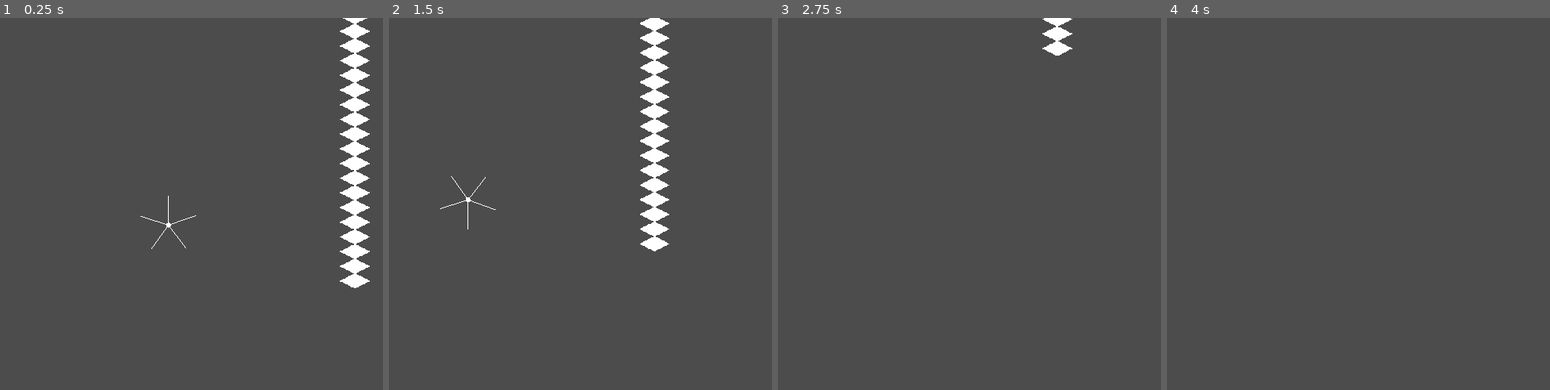
Above: before the commit, frames 1-4 (left to right).
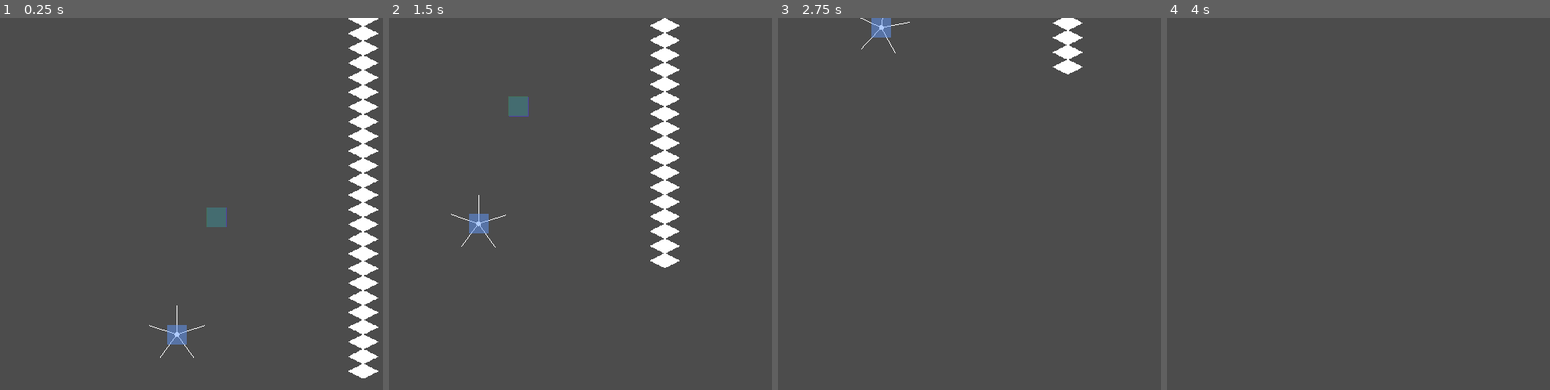
Above: after the commit, the same moments.

Repository: Synthasmagoria/Project-Seeker
Game: Godot game, scene res://levels/level_1.tscn
Same seed, same stepped clock (60 frames per second), same inputs: the game is played once before the commit and once after it.
Inputs:
- Up to frame 1 (0.25 s): no input
- Up to frame 2 (1.5 s): hold Right (right) from 0.53 s (still down); tap Shift (jump) at 0.77 s
- Up to frame 3 (2.75 s): tap Shift (jump) at 1.52 s; release Right (right) at 2.03 s; hold Left (left) from 2.03 s (still down)
- Up to frame 4 (4 s): release Left (left) at 2.78 s; hold Right (right) from 2.78 s (still down); tap Shift (jump) at 3.02, 3.77 s; tap Enter at 3.5 s

The runs differ from the first frame. In frame 1, 4.7% of the frame differs, in the area x 36-99%, y 0-97%; in frame 2, 3.9%; in frame 3, 1.0%; in frame 4, nothing differs.

Commit message:
Path coupling

Diff:
--- a/project/levels/level_1.tscn
+++ b/project/levels/level_1.tscn
@@ -7,27 +7,28 @@
 [ext_resource path="res://objects/follow camera/follow_camera.gd" type="Script" id=5]
 [ext_resource path="res://objects/node_wheel_path_follow.tscn" type="PackedScene" id=6]
 [ext_resource path="res://objects/path_coupling_point.gd" type="Script" id=7]
+[ext_resource path="res://objects/solidmap/solid.png" type="Texture" id=8]
 
 [sub_resource type="Curve2D" id=1]
 _data = {
-"points": PoolVector2Array( 0, 0, 0, 0, 80, 0, 0, 0, 0, 0, 80, -64, 0, 0, 0, 0, 112, -96, 0, 0, 0, 0, 464, -96, 0, 0, 0, 0, 496, -128, 0, 0, 0, 0, 496, -160, 0, 0, 0, 0, 464, -192, 0, 0, 0, 0, 112, -192, 0, 0, 0, 0, 80, -160 )
+"points": PoolVector2Array( 0, 0, 0, 0, 80, 0, 0, 0, 0, 0, 80, -64, 0, 0, 0, 0, 112, -96, 0, 0, 0, 0, 464, -96, 0, 0, 0, 0, 496, -128, 0, 0, 0, 0, 496, -160, 0, 0, 0, 0, 464, -192, 0, 0, 0, 0, 32, -192, 0, 0, 0, 0, 0, -160 )
 }
 
 [sub_resource type="Curve2D" id=2]
 _data = {
-"points": PoolVector2Array( 0, 0, 0, 0, 224, -256, 0, 0, 0, 0, 256, -288, 0, 0, 0, 0, 256, -480 )
+"points": PoolVector2Array( 0, 0, 0, 0, 272, -496, 0, 0, 0, 0, 256, -432, 0, 0, 0, 0, 256, -288, 0, 0, 0, 0, 192, -224 )
 }
 
 [node name="Level" type="Node2D" groups=["levels"]]
 
 [node name="Spikes" parent="." instance=ExtResource( 4 )]
-tile_data = PoolIntArray( -1703921, 2, 0, -1703920, 3, 0, -1638385, 2 …(831 unchanged characters)…
+tile_data = PoolIntArray( -1769457, 2, 0, -1769456, 3, 0, -1703921, 2, 0, -1703920, 3, 0, -1638385, 2 …(831 unchanged characters)…
 
 [node name="Player" parent="." instance=ExtResource( 2 )]
-position = Vector2( 32, -80 )
+position = Vector2( 18, -240 )
 
 [node name="NodeWheelState" parent="." instance=ExtResource( 1 )]
-position = Vector2( 80, -32 )
+position = Vector2( 80, 0 )
 automatic_distance = 48.0
 
 [node name="Path" parent="NodeWheelState/StateMachine" index="1"]
@@ -37,6 +38,9 @@
 follow_path = true
 path_reached_beginning_response = 1
 path_reached_end_response = 2
+
+[node name="Gravity" parent="NodeWheelState/StateMachine" index="2"]
+gravity = 300.0
 
 [node name="Platform" parent="NodeWheelState" instance=ExtResource( 3 )]
 position = Vector2( -2.09815e-06, -48 )
@@ -57,39 +61,57 @@
 curve = SubResource( 1 )
 
 [node name="NodeWheelPathFollow2D" parent="PathLower" instance=ExtResource( 6 )]
-position = Vector2( 80, -31.9889 )
-offset = 32.0
+position = Vector2( 80, 0 )
+
+[node name="Sprite" type="Sprite" parent="PathLower/NodeWheelPathFollow2D"]
+texture = ExtResource( 8 )
 
 [node name="PathCouplingPoint2D" type="PathFollow2D" parent="PathLower"]
-position = Vector2( 207.921, -192 )
-rotation = 3.14159
-offset = 838.0
+position = Vector2( 144, -192 )
+offset = 900.29
+rotate = false
+cubic_interp = false
+loop = false
 script = ExtResource( 7 )
 coupling_point_path = NodePath("../../PathUpper/CouplingPoint")
-node_wheel_follow_path = NodePath("../NodeWheelPathFollow2D")
+node_wheel_follow_path = NodePath("../../PathUpper/NodeWheelPathFollow2D")
+
+[node name="Sprite2" type="Sprite" parent="PathLower/PathCouplingPoint2D"]
+modulate = Color( 0.835294, 0.372549, 1, 1 )
+texture = ExtResource( 8 )
 
 [node name="PathUpper" type="Path2D" parent="."]
-position = Vector2( -16, 64 )
+position = Vector2( -80, 64 )
 curve = SubResource( 2 )
 
 [node name="NodeWheelPathFollow2D" parent="PathUpper" instance=ExtResource( 6 )]
-position = Vector2( 224, -256 )
+position = Vector2( 224.008, -256.008 )
+offset = 255.28
+
+[node name="Sprite2" type="Sprite" parent="PathUpper/NodeWheelPathFollow2D"]
+modulate = Color( 1, 0.372549, 0.372549, 1 )
+texture = ExtResource( 8 )
 
 [node name="CouplingPoint" type="PathFollow2D" parent="PathUpper"]
-position = Vector2( 224, -256 )
+position = Vector2( 224.001, -256.001 )
+offset = 255.28
 rotate = false
 cubic_interp = false
 loop = false
 script = ExtResource( 7 )
 coupling_point_path = NodePath("../../PathLower/PathCouplingPoint2D")
-node_wheel_follow_path = NodePath("../NodeWheelPathFollow2D")
+node_wheel_follow_path = NodePath("../../PathLower/NodeWheelPathFollow2D")
+
+[node name="Sprite2" type="Sprite" parent="PathUpper/CouplingPoint"]
+modulate = Color( 0.494118, 1, 0.372549, 1 )
+texture = ExtResource( 8 )
 
 [node name="FollowCamera2D" type="Camera2D" parent="."]
 current = true
 script = ExtResource( 5 )
 
 [node name="Platform" parent="." instance=ExtResource( 3 )]
-position = Vector2( 256, -704 )
+position = Vector2( 384, -1008 )
 scale = Vector2( 4, 1 )
 
 [editable path="NodeWheelState"]
--- a/project/objects/node wheel/states/gravity.gd
+++ b/project/objects/node wheel/states/gravity.gd
@@ -2,7 +2,7 @@
 
 var velocity : Vector2
 ##
-export(float) var gravity = 1000.0
+export(float) var gravity = 200.0
 
 func physics_process(delta : float) -> String:
 
--- a/project/objects/node wheel/states/path.gd
+++ b/project/objects/node wheel/states/path.gd
@@ -18,26 +18,12 @@
 export(PathEndResponse) var path_reached_beginning_response
 export(PathEndResponse) var path_reached_end_response
 
-func enter() -> void:
-	if _path_follow is PathFollowDetector2D:
-		_path_follow.connect("path_follow_passed", self, "_on_path_follow_passed")
-
 func get_path_follow_direction(pf : PathFollow2D) -> Vector2:
 	var _curve = pf.get_parent().curve as Curve2D
 	return _curve.interpolate_baked(pf.offset + 1.0) - _curve.interpolate_baked(pf.offset)
 
-func is_couple_direction_adjacent(src : PathFollow2D, dest : PathFollow2D) -> bool:
-	return get_path_follow_direction(src).dot(get_path_follow_direction(dest)) >= 0.0
-
-## Couples the wheel into another path
-func path_couple(pcp : PathCouplingPoint2D) -> void:
-	if !pcp || !is_couple_direction_adjacent(_path_follow, pcp.coupling_point):
-		print("nope")
-	else:
-		print("yep")
-
-func _on_path_follow_passed(pf : PathFollow2D) -> void:
-	path_couple(pf)
+func is_couple_direction_adjacent(src : PathFollow2D, src_dir : float, dest : PathFollow2D, dest_dir : float) -> bool:
+	return (get_path_follow_direction(src) * src_dir).dot(get_path_follow_direction(dest) * dest_dir) >= 0.0
 
 func path_end_reached(pf : PathFollow2D, av : float) -> bool:
 	return get_next_path_follow_offset(pf, av) > get_path_follow_curve_length(pf)
@@ -60,6 +46,40 @@
 	var _new_av = calculate_angular_velocity(wheel.angular_velocity)
 
 	if is_instance_valid(_path_follow):
+		# Check if we're going to move past a coupling point in the right direction
+		var _coupled = false
+
+		var _passed_pfs = _path_follow.test_move(_new_av * delta)
+		if _passed_pfs.size() > 0:
+			var _direction = sign(_new_av)
+			for n in _passed_pfs:
+				var _pcp = n as PathCouplingPoint2D
+				if _pcp && is_couple_direction_adjacent(_path_follow, _direction, _pcp.coupling_point, _direction):
+					# Calculate total travel distance
+					var _remainder = abs(_new_av * delta)
+					# Figure out the distance between the current path follow offset and coupling path follow offset
+					var _move = _pcp.coupling_point.global_position - _path_follow.global_position
+					#
+					_remainder -= _move.length()
+					# Move the wheel to the coupling point
+					wheel.position += _move
+					# Go to coupling position
+					_path_follow.offset = _pcp.coupling_point.offset
+					# Make sure the wheel's follow node is at the right position
+					_pcp.node_wheel_follow.offset = _pcp.coupling_point.offset
+					# Change path follow node to follow
+					_path_follow = _pcp.node_wheel_follow
+					#
+					var _prev_pf_pos = _path_follow.position
+					_path_follow.offset += _remainder * _direction
+					#
+					wheel.position += _path_follow.position - _prev_pf_pos
+					# Yeah we coupled (velocity has been handled)
+					_coupled = true
+					# Break the loop
+					break
+
+
 		var _beginning_reached = path_beginning_reached(_path_follow, _new_av)
 		var _end_reached = path_end_reached(_path_follow, _new_av)
 
@@ -78,18 +98,19 @@
 				PathEndResponse.DETACH:
 					_detaching = true
 
-		var _path_prev_pos = _path_follow.position
-		_path_follow.offset += _new_av * path_movement_speed * delta
+		if !_coupled:
+			var _path_prev_pos = _path_follow.position
+			_path_follow.offset += _new_av * path_movement_speed * delta
 
-		if follow_path:
-			if _detaching:
-				var _direction = (_path_follow.position - _path_prev_pos).normalized()
-				$"%Gravity".velocity = _direction * _new_av
-				wheel.set_angular_velocity(_new_av)
-				wheel.step()
-				return "Gravity"
-			else:
-				wheel.position += _path_follow.position - _path_prev_pos
+			if follow_path:
+				if _detaching:
+					var _direction = (_path_follow.position - _path_prev_pos).normalized()
+					$"%Gravity".velocity = _direction * _new_av
+					wheel.set_angular_velocity(_new_av)
+					wheel.step()
+					return "Gravity"
+				else:
+					wheel.position += _path_follow.position - _path_prev_pos
 
 	wheel.set_angular_velocity(_new_av)
 	wheel.step()
--- a/project/objects/path_follow_detector.gd
+++ b/project/objects/path_follow_detector.gd
@@ -10,10 +10,15 @@
 func init() -> void:
 	var _parent = get_parent() as Path2D
 	if _parent:
-		for n in _parent.get_children():
-			if n != self && n is PathFollow2D:
-				_path_follows[n.name] = n
-				n.connect("tree_exiting", self, "_on_path_follow_tree_exiting", [n])
+		_path_follows = collect_child_path_follows(_parent, self)
+
+func collect_child_path_follows(node : Node, exclude : Node) -> Dictionary:
+	var _pfs = {}
+	for n in node.get_children():
+		if n != exclude && n is PathFollow2D:
+			_pfs[n.name] = n
+			n.connect("tree_exiting", self, "_on_path_follow_tree_exiting", [n])
+	return _pfs
 
 signal path_follow_passed(pf)
 
@@ -26,13 +31,35 @@
 func check_all_path_follows() -> void:
 	for key in _path_follows:
 		var _pf = _path_follows[key] as PathFollow2D
-		if _pf.offset >= _offset_previous && _pf.offset < offset:
+		if offset_passed(_pf.offset, _offset_previous, offset):
 			emit_signal("path_follow_passed", _pf)
 
+func get_passed_path_follows() -> Array:
+	var _pfs = []
+	for key in _path_follows:
+		var _pf = _path_follows[key] as PathFollow2D
+		if offset_passed(_pf.offset, _offset_previous, offset):
+			_pfs.push_back(_pf)
+	return _pfs
+
+func test_move(rel_off : float) -> Array:
+	var _prev_offset = offset
+	var _next_offset = offset + rel_off
+	var _pfs = []
+	for key in _path_follows:
+		var _pf = _path_follows[key] as PathFollow2D
+		if offset_passed(_pf.offset, _prev_offset, _next_offset):
+			_pfs.push_back(_pf)
+	return _pfs
+
+func offset_passed(off : float, prev : float, curr : float) -> bool:
+	return (off >= prev && off < curr) || (off <= prev && off > curr)
+
 func _process(delta: float) -> void:
-	if _offset_previous != offset:
-		check_all_path_follows()
 	_offset_previous = offset
+#	if _offset_previous != offset:
+#		check_all_path_follows()
+#	_offset_previous = offset
 
 func _on_path_follow_tree_exiting(pf : PathFollow2D) -> void:
 	_path_follows.erase(pf.name)
Not shown: 1 places in project/levels/level_1.tscn that only renumber resources
Not shown, added: concept art/seeker's cave.sai2
Not shown, changed: documents/Schedule.xlsx
